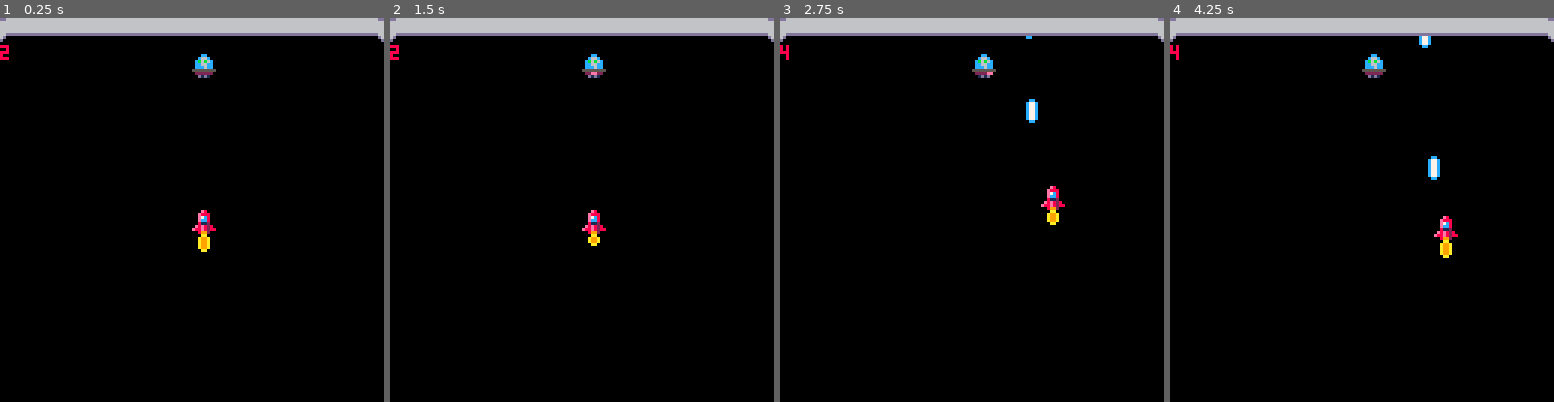
Above: before the commit, frames 1-4 (left to right).
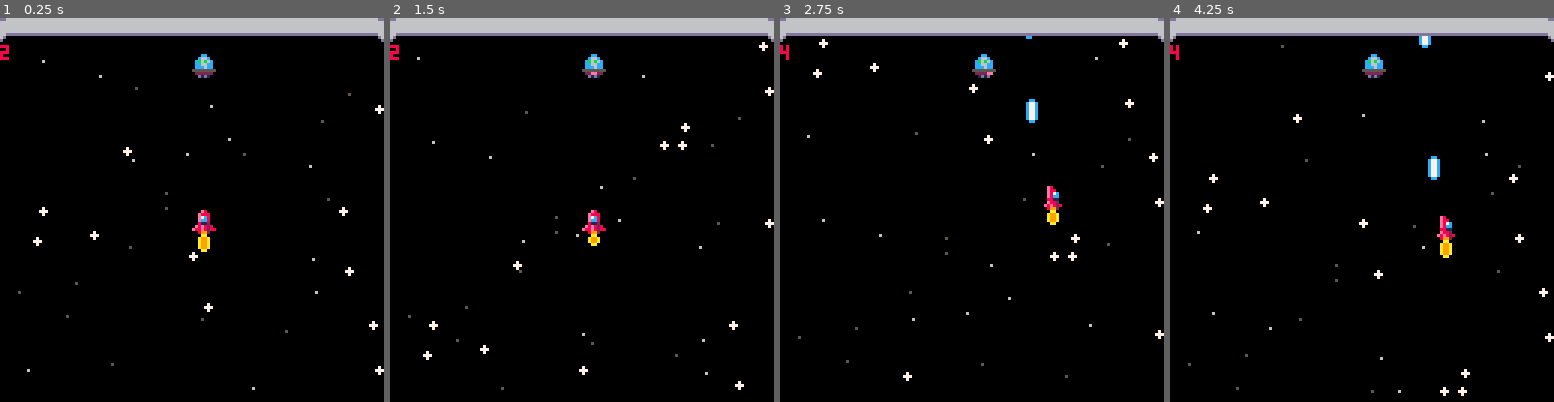
Above: after the commit, the same moments.

Repository: max-fernandez-utec/vjsj2025-nesccr
Game: PICO-8 cartridge nesccr.p8
Same seed, same stepped clock (60 frames per second), same inputs: the game is played once before the commit and once after it.
Inputs:
- Up to frame 1 (0.25 s): no input
- Up to frame 2 (1.5 s): tap O (Z key) at 0.7 s
- Up to frame 3 (2.75 s): hold Right 1.6-2.1 s; tap O (Z key) at 1.7, 2.1, 2.5 s; hold Up 2.15-2.42 s; hold Right from 2.47 s (still down)
- Up to frame 4 (4.25 s): tap O (Z key) every 0.4 s from 2.9 to 4.1 s; release Right at 3.03 s; hold Left 3.08-3.58 s; hold Down 3.63-3.97 s; hold Right from 4.02 s (still down)

The runs differ from the first frame. In frame 1, 0.5% of the frame differs, in the area x 4-100%, y 10-97%; in frame 2, 0.6%; in frame 3, 0.7%, in the area x 4-100%, y 5-95%; in frame 4, 0.7%.

Commit message:
Capa de fondo y cuerpo según dirección

Diff:
--- a/nesccr.p8
+++ b/nesccr.p8
@@ -7,6 +7,8 @@
 function _init()
 	j=make_player()
 	e=make_enemy()
+
+	stars.ini()
 end
 
 function _update()
@@ -21,6 +23,9 @@
 	-- disparo jug
 	if (btnp(🅾️)) shoot(j.x,j.y-8,0,-3)
 
+	-- upd de capa de fondo
+	stars.upd()
+
 	for e in all(entities) do
 		e.upd()
 	end
@@ -29,6 +34,10 @@
 function _draw()
 	cls()
 
+	-- capa fondo
+	stars.drw()
+
+	-- entidades
 	for e in all(entities) do
 		e.drw()
 	end
@@ -36,6 +45,7 @@
 	-- interfaz de usuario
 	map()
 
+	-- debug
 	print(#entities,0,9,8)
 end
 
@@ -84,7 +94,12 @@
 
 	j.drw=function()
 		-- cuerpo de la nave
-		spr(1,j.x,j.y)
+		local s=1
+
+		if (j.dx>0) s=3
+		if (j.dx<0) s=2
+
+		spr(s,j.x,j.y)
 
 		-- fuego
 		spr(j.sprs[j.s],j.x,j.y+8)
@@ -139,15 +154,52 @@
 	return s
 end
 
+-->8
+-- capa de fondo
+
+
+stars={
+	stars={},
+
+	ini=function()
+		for i=1,40 do
+			local c=rnd({5,6,7})
+			local ts={0,0,1}
+			local vs={.2,.7,1}
+
+			add(stars.stars, {
+				x=flr(rnd(128)),
+				y=flr(rnd(128)),
+				c=c,
+				t=ts[c-4],
+				v=vs[c-4]
+			})
+		end
+	end,
+
+	upd=function()
+		for s in all(stars.stars) do
+			s.y+=s.v
+
+			if (s.y>130) s.y=0
+		end
+	end,
+
+	drw=function()
+		for s in all(stars.stars) do
+			circfill(s.x,s.y,s.t,s.c)
+		end
+	end
+}
 __gfx__
-00000000000e80000000000000000000000000000000000000000000000000000000000000000000000000000000000000000000000000000000000000000000
-0000000000e888000000000000000000000000000000000000000000000000000000000000000000000000000000000000000000000000000000000000000000
-0070070000e7c8000000000000000000000000000000000000000000000000000000000000000000000000000000000000000000000000000000000000000000
-0007700000ecc8000000000000000000000000000000000000000000000000000000000000000000000000000000000000000000000000000000000000000000
-00077000008112000000000000000000000000000000000000000000000000000000000000000000000000000000000000000000000000000000000000000000
-007007000e8e82800000000000000000000000000000000000000000000000000000000000000000000000000000000000000000000000000000000000000000
-00000000e88e82880000000000000000000000000000000000000000000000000000000000000000000000000000000000000000000000000000000000000000
-00000000008992000000000000000000000000000000000000000000000000000000000000000000000000000000000000000000000000000000000000000000
+00000000000e80000000e80000e80000000000000000000000000000000000000000000000000000000000000000000000000000000000000000000000000000
+0000000000e88800000e880000e88000000000000000000000000000000000000000000000000000000000000000000000000000000000000000000000000000
+0070070000e7c800007c880000e87c00000000000000000000000000000000000000000000000000000000000000000000000000000000000000000000000000
+0007700000ecc80000cc880000e8cc00000000000000000000000000000000000000000000000000000000000000000000000000000000000000000000000000
+00077000008112000011220000881100000000000000000000000000000000000000000000000000000000000000000000000000000000000000000000000000
+007007000e8e8280008e280000e88200000000000000000000000000000000000000000000000000000000000000000000000000000000000000000000000000
+00000000e88e82880e8e28800e8e8280000000000000000000000000000000000000000000000000000000000000000000000000000000000000000000000000
+00000000008992000089920000899200000000000000000000000000000000000000000000000000000000000000000000000000000000000000000000000000
 00000000000aa000000aa000000aa000000aa000000cc00000000000000000000000000000000000000000000000000000000000000000000000000000000000
 00000000000aa00000a99a0000a99a0000a99a0000c77c0000000000000000000000000000000000000000000000000000000000000000000000000000000000
 000000000000000000a99a0000a99a0000a99a0000c77c0000000000000000000000000000000000000000000000000000000000000000000000000000000000
